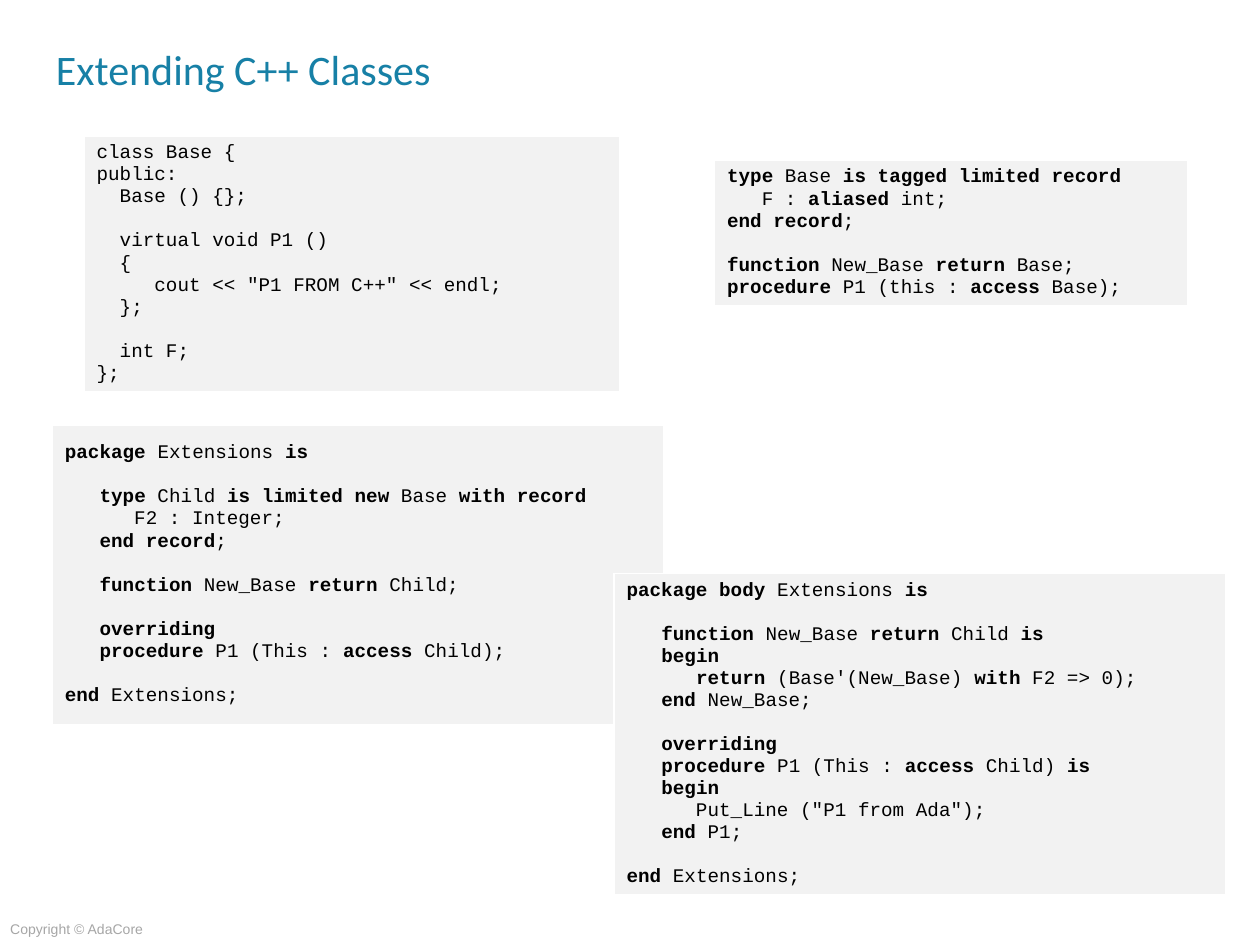
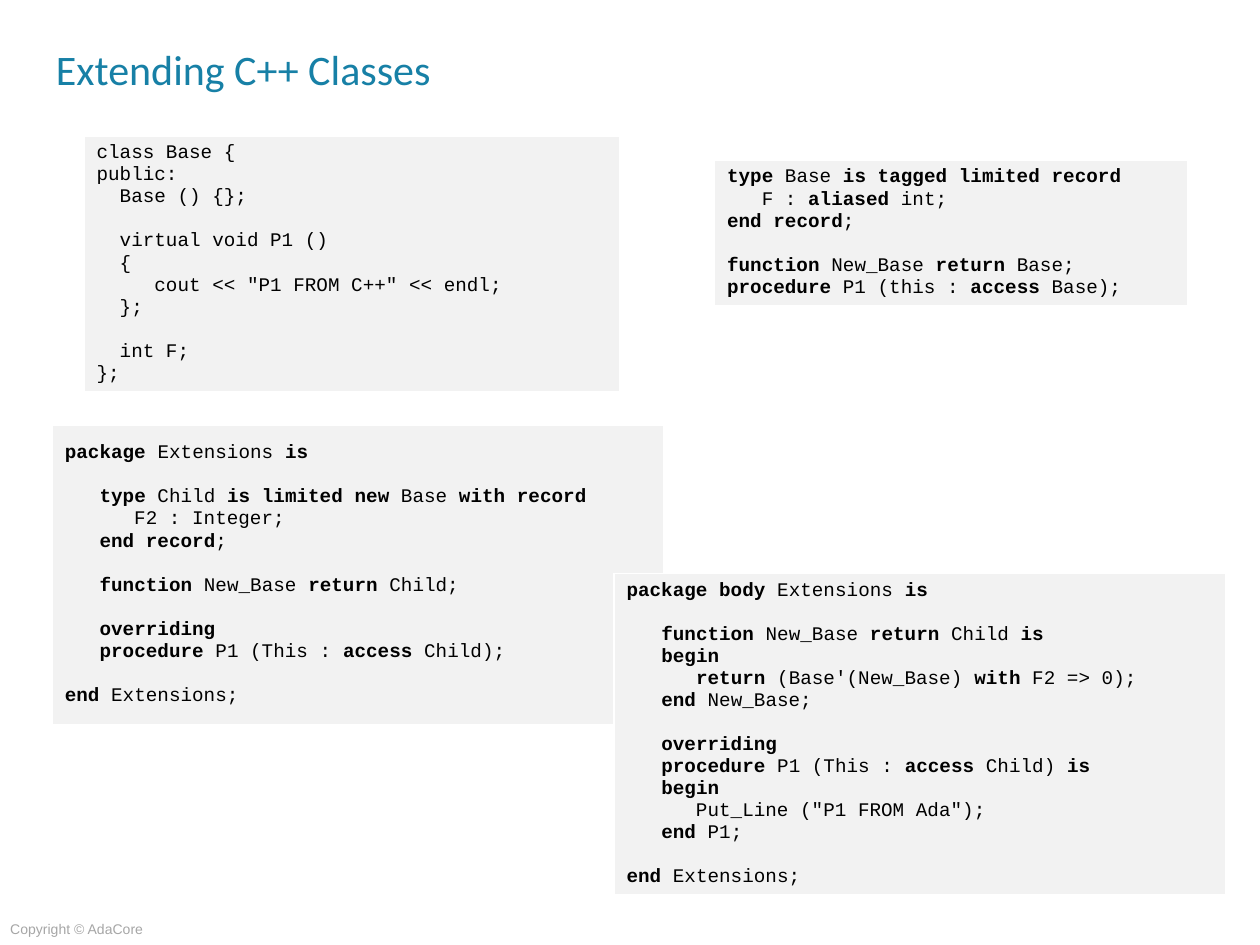
Before and after one commit to AdaCoreU/Courses, a slide deck: slide 13 of lectures/04_Mixed_Language_Programming_In_Ada/03_Ada_and_C++/Slides/03_Ada_and_C++.pptx. Drawn at 1260x945 pixels with LibreOffice and Linux fonts; fonts in the diff are those of the drawing; background and template pictures are left out. Boxes give left, top, right and bottom in pixels: in the first picture for what was removed or moved away, otherwise in the second. Text is boxed around its words. In the diff, an @@ line names an element or a change of style, - is before the commit and + after.

```diff
--- a/lectures/04_Mixed_Language_Programming_In_Ada/03_Ada_and_C++/Slides/03_Ada_and_C++.pptx
+++ b/lectures/04_Mixed_Language_Programming_In_Ada/03_Ada_and_C++/Slides/03_Ada_and_C++.pptx
@@ table at (x1=614, y1=573, x2=1226, y2=910) @@
@@ row 1, column 1: "package body Extensions is / function New_Base return Child is / begin / return (Base'(New_Base) with F2 => 0); / end New_Base; / overriding / procedure P1 (This : access Child) is / begin / Put_Line ("P1 from Ada"); / end P1; / end Extensions;" to "package body Extensions is / function New_Base return Child is / begin / return (Base'(New_Base) with F2 => 0); / end New_Base; / overriding / procedure P1 (This : access Child) is / begin / Put_Line ("P1 FROM Ada"); / end P1; / end Extensions;" @@
```
Also in this commit, not shown: 4 other slides changed, 1 other file.
